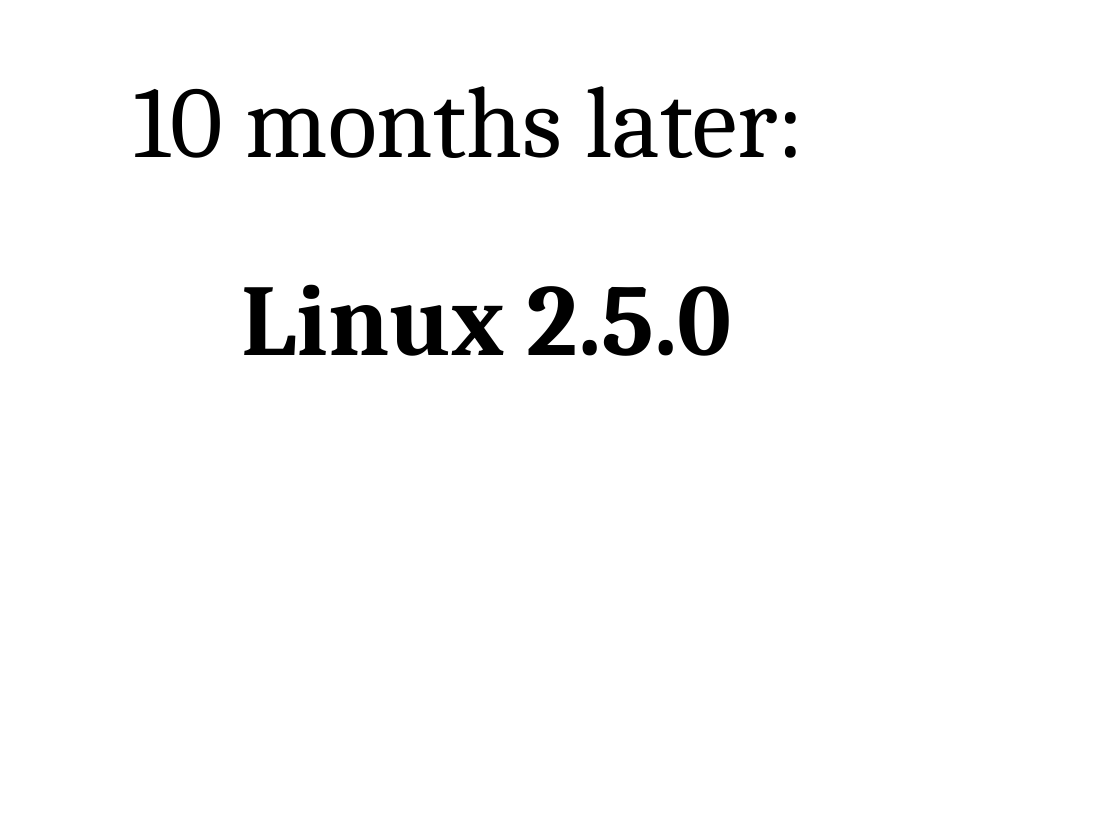
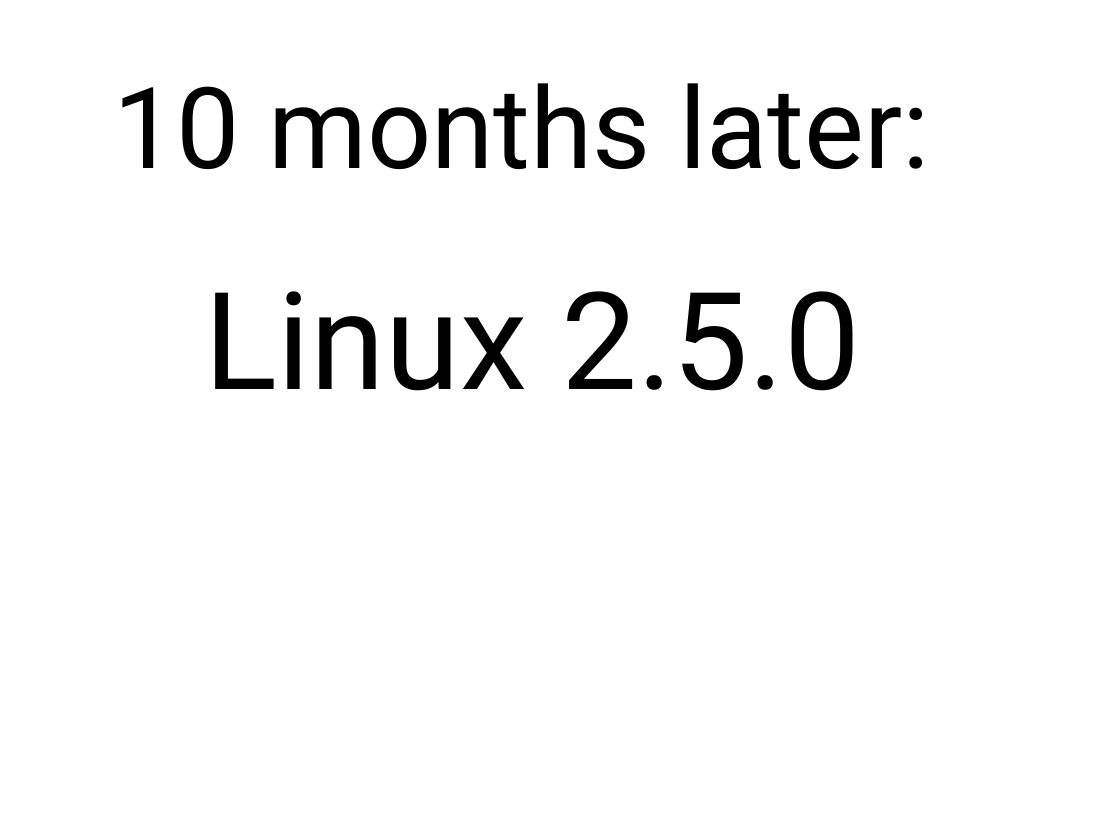
Before and after one commit to gregkh/kernel-development, a slide deck: slide 16 of kernel-development.odp. Drawn at 1120x840 pixels with LibreOffice and Linux fonts; fonts in the diff are those of the drawing. Boxes give left, top, right and bottom in pixels: in the first picture for what was removed or moved away, otherwise in the second. Text is boxed around its words. In the diff, an @@ line names an element or a change of style, - is before the commit and + after.

```diff
--- a/kernel-development.odp
+++ b/kernel-development.odp
@@ text "10 months later:": place and size @@
-text "10 months later:" at (134, 86, 804, 158)
+text "10 months later:" at (114, 83, 930, 169)
@@ text "10 months later:" at (114, 83, 930, 169): size 72 to 80 pt, font Cambria to Roboto @@
@@ text "Linux 2.5.0": place and size @@
-text "Linux 2.5.0" at (242, 284, 732, 356)
+text "Linux 2.5.0" at (205, 291, 861, 391)
@@ text "Linux 2.5.0" at (205, 291, 861, 391): size 72 to 96 pt, font Cambria to Roboto, bold off @@
```
Also in this commit, not shown: 29 other slides changed.
